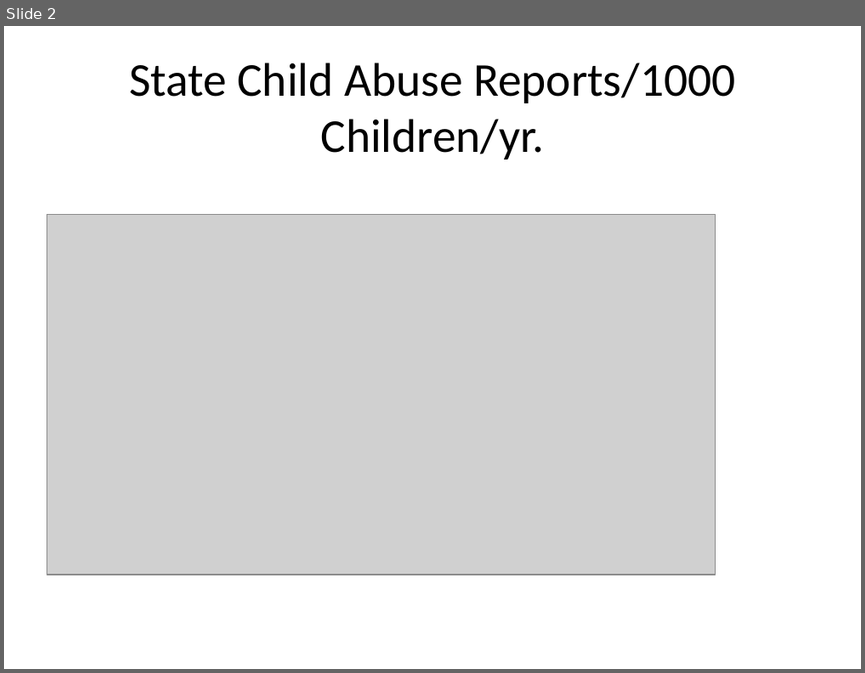
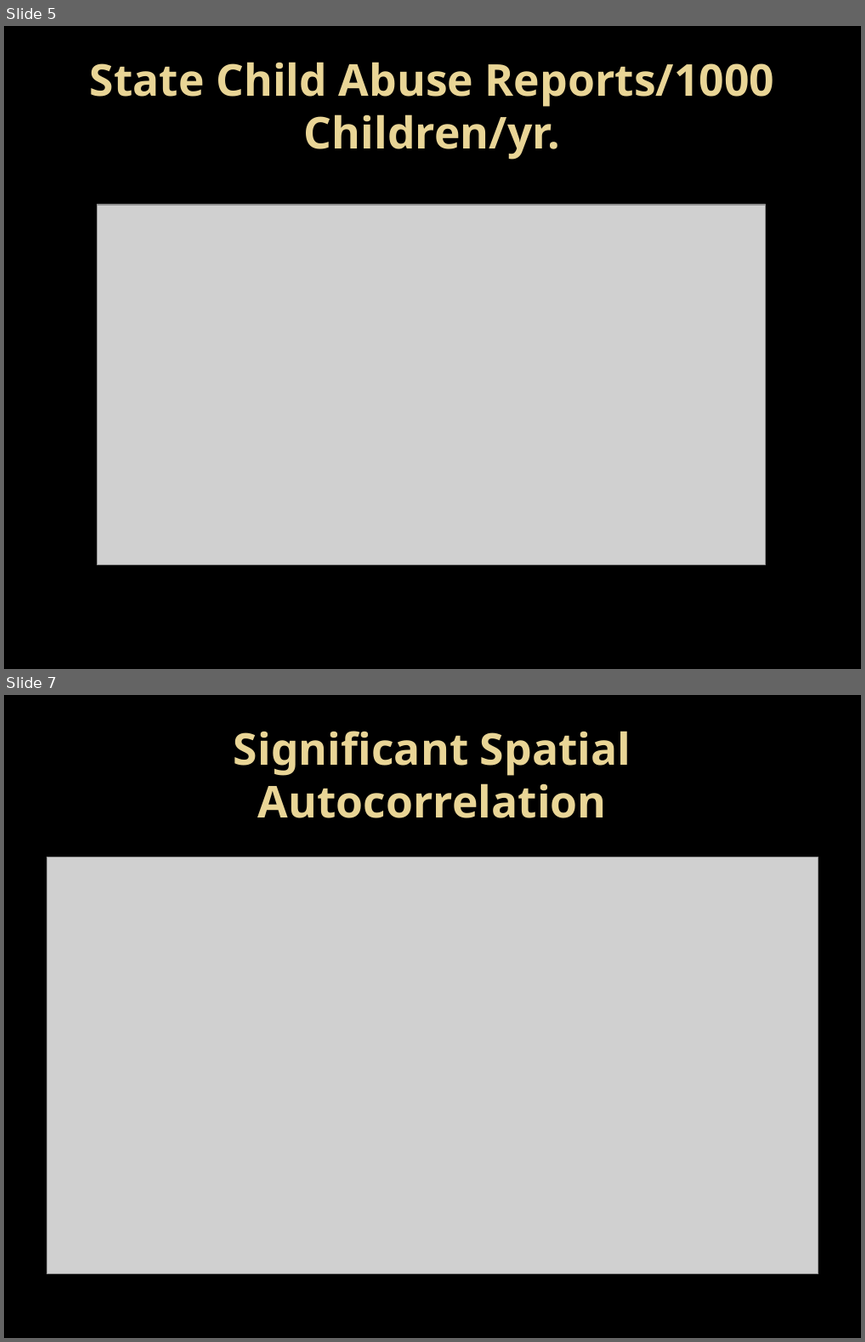
Before and after one commit to OuhscBbmc/SafeCareSpatial, a slide deck: National/chadwick materials/bard_draft1.pptx. Shown one above the other, each under a label of ours: slide 2 before the commit, slides 5 and 7 after it; the slides between them are not shown. The pictures are 865x673 and 865x1342 pixels, drawn with LibreOffice and Linux fonts; fonts in the diff are those of the drawing; grey boxes stand for pictures; background and template pictures are left out. Boxes give left, top, right and bottom in pixels: in the first picture for what was removed or moved away, otherwise in the second. Text is boxed around its words. In the diff, an @@ line names an element or a change of style, - is before the commit and + after.

```diff
--- a/National/chadwick materials/bard_draft1.pptx
+++ b/National/chadwick materials/bard_draft1.pptx
@@ slide 7 added at (4,695,861,1338), background picture (left out) @@
@@ title added at (234,731,631,818), 36.9 pt, text gradient #EAD696 to #E7D081, bold @@
+Significant Spatial Autocorrelation
@@ picture added at (46,857,818,1273) @@
@@ what was slide 2 is now slide 5 @@
@@ slide 5 changed as well @@
@@ background #FFFFFF to picture (left out) @@
@@ title "State Child Abuse Reports/1000 Children/yr." at (90,62,775,159): size 39.6 to 36.9 pt, font Calibri to Noto Sans, text colour #000000 to gradient #EAD696 to #E7D081, bold on @@
@@ picture: place and size @@
-picture at (46,215,715,574)
+picture at (97,204,765,564)
```
Also in this commit, not shown: 1 other slide changed, 21 other slides added, 1 slide removed, 17 other files.
